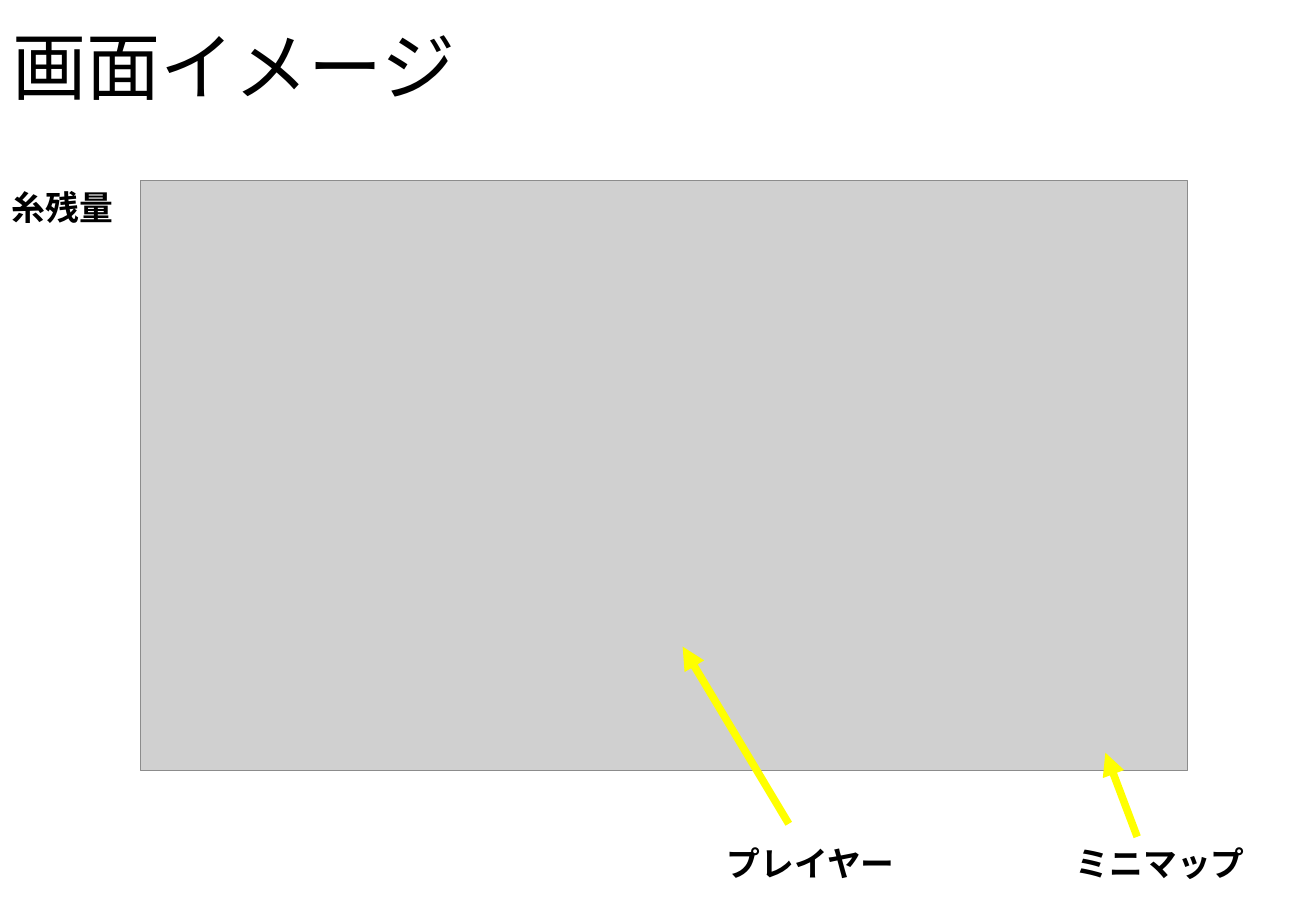
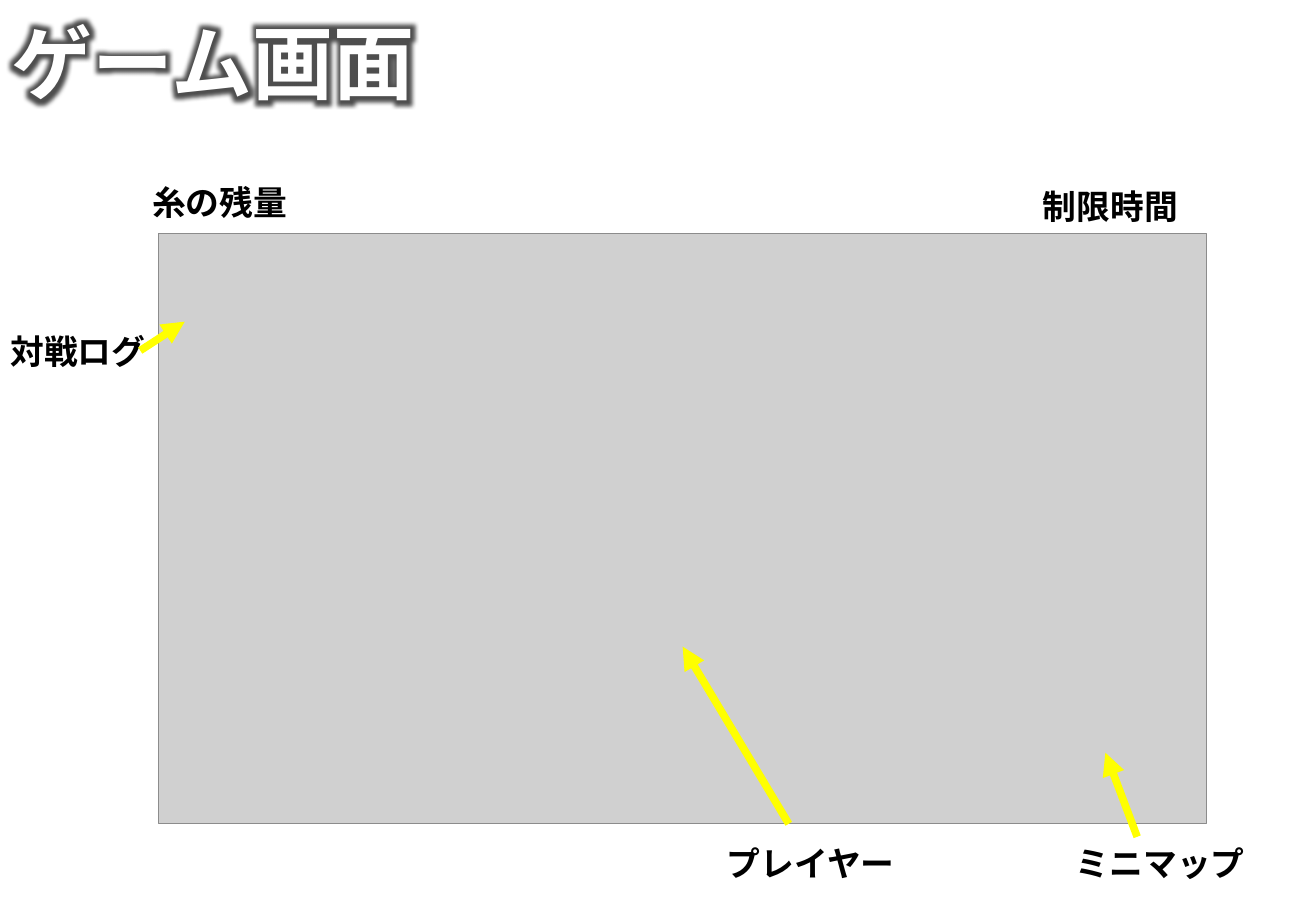
Before and after one commit to NHGC20172H02/PL, a slide deck: slide 8 of 企画や仕様(統合用)/String Territory(修正版).pptx (slide 4 before the commit). Drawn at 1316x911 pixels with LibreOffice and Linux fonts; fonts in the diff are those of the drawing; grey boxes stand for pictures; background and template pictures are left out. Boxes give left, top, right and bottom in pixels: in the first picture for what was removed or moved away, otherwise in the second. Text is boxed around its words. In the diff, an @@ line names an element or a change of style, - is before the commit and + after.

```diff
--- a/企画や仕様(統合用)/String Territory(修正版).pptx
+++ b/企画や仕様(統合用)/String Territory(修正版).pptx
@@ text added at (12, 18, 414, 108), 48 pt, text #FFFFFF, bold @@
+ゲーム画面
@@ title removed at (12, 35, 455, 100) @@
-画面イメージ
@@ text at (152, 186, 287, 218): text changed @@
-糸残量
+糸の残量
@@ text added at (1043, 190, 1178, 222), 20 pt, text #000000, bold @@
+制限時間
@@ picture: place and size @@
-picture at (140, 181, 1187, 772)
+picture at (159, 233, 1207, 824)
@@ arrow added from (140, 351) to (185, 322), #FFFF00 4.5 pt @@
@@ text added at (10, 335, 145, 367), 20 pt, text #000000, bold @@
+対戦ログ
```
Also in this commit, not shown: 6 other slides changed, 2 slides added, 2 slides removed, 14 other files.
